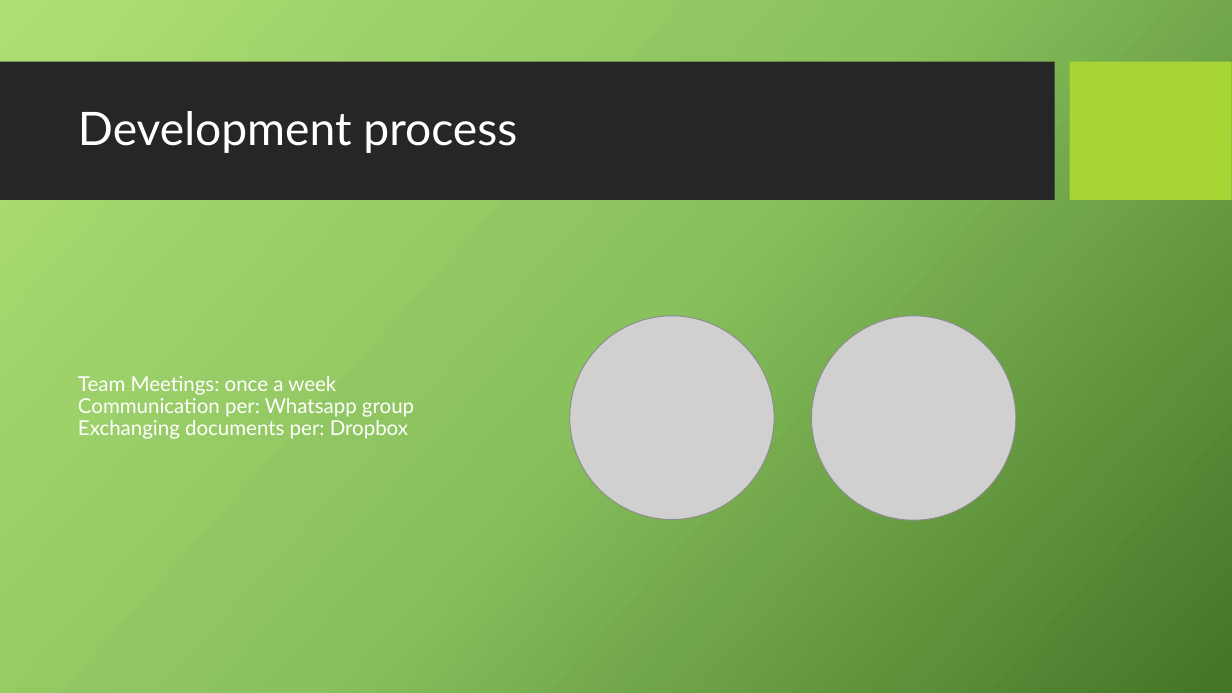
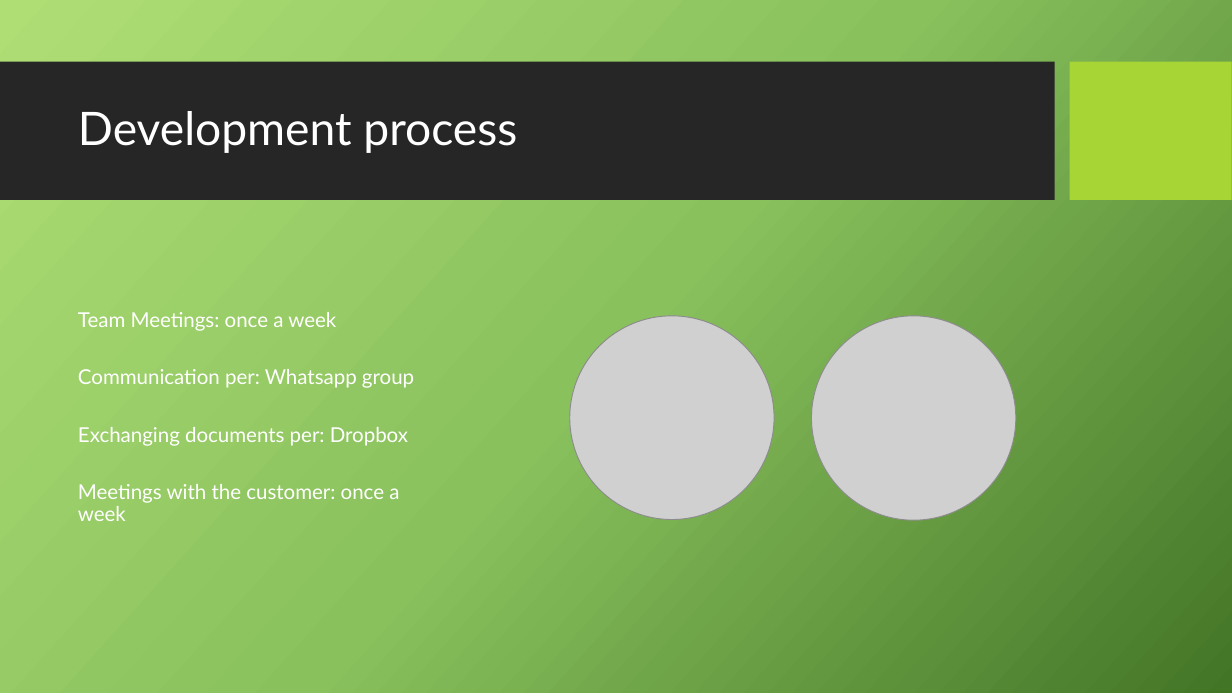
Before and after one commit to scg-unibe-ch/ese2017-team2, a slide deck: slide 5 of Presentation/Presentation.pptx. Drawn at 1232x693 pixels with LibreOffice and Linux fonts; fonts in the diff are those of the drawing; grey boxes stand for pictures; background and template pictures are left out. Boxes give left, top, right and bottom in pixels: in the first picture for what was removed or moved away, otherwise in the second. Text is boxed around its words. In the diff, an @@ line names an element or a change of style, - is before the commit and + after.

Commit message:
Presentation

```diff
--- a/Presentation/Presentation.pptx
+++ b/Presentation/Presentation.pptx
@@ text at bbox=[78, 312, 414, 521]: text changed @@
-Team Meetings: once a week
-Communication per: Whatsapp group
-Exchanging documents per: Dropbox
+Team Meetings: once a week
+Communication per: Whatsapp group
+Exchanging documents per: Dropbox
+Meetings with the customer: once a week
```
Also in this commit, not shown: 2 other slides changed, 2 slides added, 1 slide removed.
